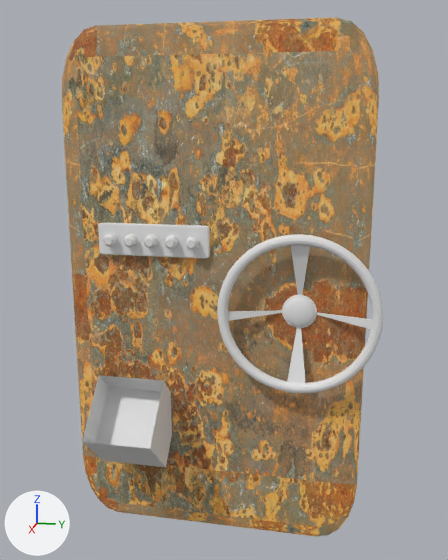
Renders of the FBX model Memento/Assets/Assets/Door/Memento door.fbx from each side of a commit.
One viewpoint serves both versions: a 50 mm lens placed at (3.38, 1.02, 3.27), pointed at (-1.13, 0.11, 2.14). Every picture has the same lights, and +X, +Y and +Z are marked at lower left. Where no turn or scale is listed for an object, it has been applied to the vertices. Vertices at the same position are counted once.
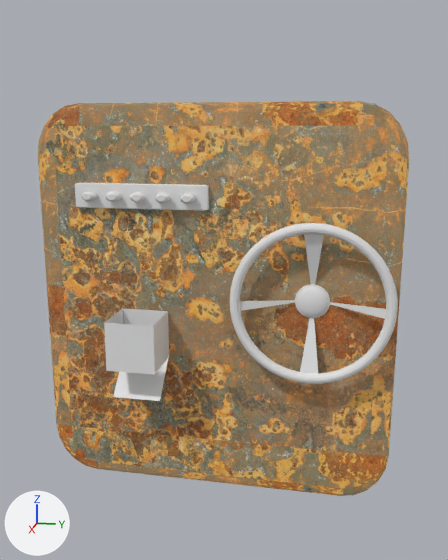
Edits to the bpy script that builds the scene:
```text
Add mat_dark_rusty_001:
    mat_dark_rusty_001 = principled_material('Dark Rusty.001')
    mat_dark_rusty_001.base_color = (0.8, 0.8, 0.8)  # white #e7e7e7
    mat_dark_rusty_001.roughness = 0.69
Change me_torus_001:
    where me_torus_001.from_pydata(...)  # 1634 vertices, 1673 faces; spans x 0.066..0.276, y -0.622..0.622, z -0.622..0.622
    used by ob_torus_001; location = (-1.363, 0.684, 1.891)
    me_torus_001 part 8: the whole mesh is moved by (-0.158, 0.0, 0.002)
Change me_cube_001:
    where me_cube_001.from_pydata(...)  # 792 vertices, 646 faces; spans x -1.0..2.71, y -1.0..1.0, z -0.27..1.73
    used by ob_cube; location = (-1.322, 0.0, 0.46); scale = (0.0687, 1.19, 2.04)
    me_cube_001 part 1: the loose piece of 96 vertices spanning x 0.87..2.71, y -0.72..-0.64, z 0.93..0.98 is moved by (0.0, 0.0, -0.25)
    me_cube_001 part 2: the loose piece of 96 vertices spanning x 0.87..2.71, y -0.58..-0.5, z 0.93..0.98 is moved by (0.0, 0.0, -0.25)
    me_cube_001 part 3: the loose piece of 96 vertices spanning x 0.87..2.71, y -0.44..-0.36, z 0.93..0.98 is moved by (0.0, 0.0, -0.25)
    me_cube_001 part 4: the loose piece of 96 vertices spanning x 0.87..2.71, y -0.3..-0.22, z 0.93..0.98 is moved by (0.0, 0.0, -0.25)
    me_cube_001 part 5: the loose piece of 96 vertices spanning x 0.87..2.71, y -0.16..-0.08, z 0.93..0.98 is moved by (0.0, 0.0, -0.25)
    me_cube_001 part 6: the loose piece of 96 vertices spanning x -0.28..1.58, y -0.77..-0.02, z 0.89..1.02 is moved by (0.0, 0.0, -0.25)
    me_cube_001 part 7: the loose piece of 216 vertices spanning x -1.0..1.0, y -1.0..1.0, z -0.27..1.73 is moved by (0.0, 0.0, -0.58)
Add me_cube_004:
    me_cube_004.from_pydata([(0.0, 0.195, -0.195), (0.0, 0.195, 0.195), (0.0, -0.195, -0.195), (0.0, -0.195, 0.195), (-0.001, -0.194, -0.195), (-0.001, -0.194, 0.195), (0.389, -0.194, -0.195), (0.389, -0.194, 0.195), (-0.001, 0.195, -0.195), (-0.001, 0.195, 0.195), (0.389, 0.195, -0.195), (0.389, 0.195, 0.195), (-0.001, -0.195, -0.195), (-0.001, -0.195, 0.195), (0.389, -0.195, -0.195), (0.389, -0.195, 0.195), (-0.001, 0.194, -0.195), (-0.001, 0.194, 0.195), (0.389, 0.194, -0.195), (0.389, 0.194, 0.195)], [], [(1, 3, 2, 0), (5, 7, 6, 4), (9, 11, 10, 8), (11, 15, 14, 10), (15, 13, 12, 14), (13, 9, 8, 12), (19, 17, 16, 18)])
    for i in [6]: me_cube_004.polygons[i].material_index = 1
    me_cube_004.materials.append(mat_dark_rusty)  # its picture is missing
    me_cube_004.materials.append(mat_dark_rusty_001)  # its picture is missing
Change ob_torus_001:
    ob_torus_001.location: (-1.363, 0.684, 1.891) -> (-1.205, 0.78, 1.976)
Remove ob_cube_001:
    ob_cube_001 = bpy.data.objects.new('Cube.001', me_cube_003)
    ob_cube_001.location = (-1.059, -0.635, 0.927)
Change ob_cube_002:
    ob_cube_002.location: (-1.059, -0.635, 0.927) -> (-1.114, -0.566, 1.311)
    ob_cube_002.scale: (0.273, 0.273, 0.273) -> (0.195, 0.195, 0.195)
Change ob_cube:
    ob_cube.location: (-1.322, 0.0, 0.46) -> (-1.322, 0.0, 1.652)
    ob_cube.scale: (0.0687, 1.19, 2.04) -> (0.0687, 1.42, 1.56)
Add ob_cube_005:
    ob_cube_005 = bpy.data.objects.new('Cube.005', me_cube_004)
    ob_cube_005.location = (-1.25, -0.564, 1.637)
```

Pixel boxes [x1, y1, x2, y2] of what changed, in the pictures (448 x 560 px; the box of a moved part takes in the faces that stretch with it):
'Cube', reshaped, moved, rescaled (17% wider, 24% shorter)
    before: [62, 17, 379, 537]
    after: [38, 101, 409, 496]
'Torus.001', moved
    before: [217, 234, 383, 393]
    after: [229, 223, 398, 384]
'Cube.002', moved, rescaled (24% narrower, 27% shorter)
    before: [95, 388, 169, 449]
    after: [113, 357, 169, 401]
'Cube.005', added
    after: [104, 308, 169, 375]
'Cube.001', deleted
    before: [82, 375, 172, 467]
part 1 of me_cube_001, moved or reshaped
    before: [103, 233, 117, 246]
    after: [81, 191, 98, 201]
part 2 of me_cube_001, moved or reshaped
    before: [124, 234, 138, 247]
    after: [105, 191, 122, 202]
part 3 of me_cube_001, moved or reshaped
    before: [144, 235, 158, 248]
    after: [130, 192, 146, 202]
part 4 of me_cube_001, moved or reshaped
    before: [165, 235, 178, 249]
    after: [155, 192, 171, 203]
part 5 of me_cube_001, moved or reshaped
    before: [186, 236, 199, 250]
    after: [180, 193, 197, 204]
part 6 of me_cube_001, moved or reshaped
    before: [98, 223, 210, 258]
    after: [75, 183, 209, 211]
part 7 of me_cube_001, moved or reshaped
    before: [62, 17, 379, 537]
    after: [38, 101, 409, 496]
